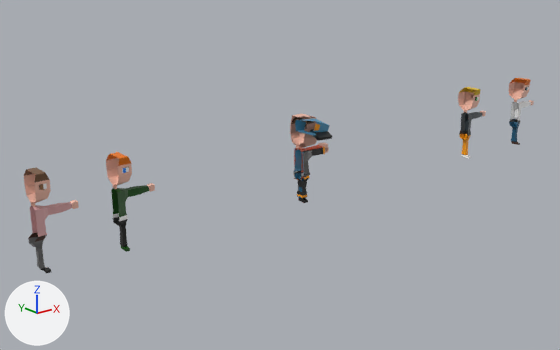
A saved change to the glTF model src/assets/3D_Models/Pedestrians/pedestrianBrowneRed.gltf.
One viewpoint serves both versions: a camera (50 mm lens) standing at (-8.25, -9.81, 4.49) and looking at (-0.02, 0.48, 0.38). Lighting does not change. The marker at lower left points along +X, +Y and +Z. Where no turn or scale is listed for an object, it has been applied to the vertices. Vertices at the same position are counted once.

Objects in the first picture: 'FireFighter', 'Police', 'PoliceHat', 'pedestrian blonde green eyes', 'pedestrian brown brown eyes.002', 'pedestrian browne green eyes.001', 'pedestrian orange blue eyes.002', 'pedestrian orange grey eyes.001', 'pedestrian red'.
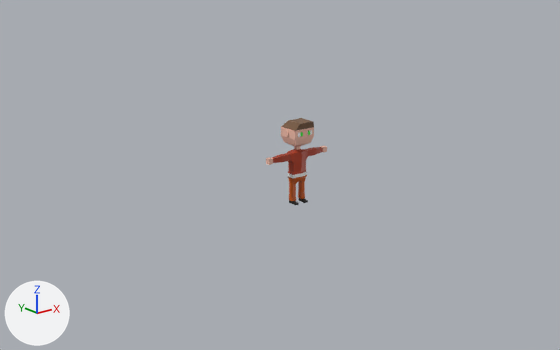
The newer file is also turned or shifted as a whole; pictures and numbers use the older file's frame.

Where the change shows, as pixel boxes (x1, y1, x2, y2) in the pictures (560 x 350 px):
'pedestrian browne green eyes.001', reshaped: before (290, 118, 314, 181); after (266, 118, 327, 205)
'pedestrian brown brown eyes.002', deleted (beige): before (24, 167, 79, 273)
'pedestrian orange blue eyes.002', deleted: before (106, 152, 155, 252)
'pedestrian blonde green eyes', deleted: before (458, 87, 486, 158)
'pedestrian orange grey eyes.001', deleted: before (509, 78, 534, 145)
'FireFighter', deleted: before (291, 114, 329, 203)
'PoliceHat', deleted: before (295, 118, 332, 141)
'pedestrian red', deleted: before (291, 117, 328, 203)
'Police', deleted: before (291, 114, 328, 203)
part 1 of me_cube_008, built on (beige): after (266, 119, 307, 205)

What the commit changed:
me_cube_008 is used by ob_pedestrian_browne_green_eyes_001; location (0.0, 0.0, 0.0).
me_cube_008 had 140 vertices, 244 faces and spanned x 0.0..0.645, y -0.214..0.223, z -0.012..1.458.
me_cube_008 now has 252 vertices, 484 faces and spans x -0.645..0.645, y -0.214..0.223, z -0.012..1.458.
Part 1, on me_cube_008:
1 vertex is removed from x 0.13, y -0.015, z -0.012.
6 faces are deleted.
74 vertices are added at x -0.645..-0.032, y -0.214..0.223, z -0.012..1.458.
8 new vertices lie (0.0, 0.099, 0.0) away from vertices in x -0.38..-0.194, y -0.015, z 0.79..0.897.
6 new vertices lie (0.008, -0.095, 0.0) away from vertices in x -0.138..-0.136, y 0.08, z -0.012..0.346.
5 new vertices lie (0.0, 0.158, 0.0) away from vertices in x -0.153..-0.032, y -0.044, z 0.397..0.911.
214 new faces join them.
Object 'PoliceHat' (ob_policehat) is deleted.
Object 'Police' (ob_police) is deleted.
Object 'FireFighter' (ob_firefighter) is deleted.
Object 'pedestrian red' (ob_pedestrian_red) is deleted.
Object 'pedestrian blonde green eyes' (ob_pedestrian_blonde_green_eyes) is deleted.
Object 'pedestrian orange blue eyes.002' (ob_pedestrian_orange_blue_eyes_002) is deleted.
Object 'pedestrian orange grey eyes.001' (ob_pedestrian_orange_grey_eyes_001) is deleted.
Object 'pedestrian brown brown eyes.002' (ob_pedestrian_brown_brown_eyes_002) is deleted.
